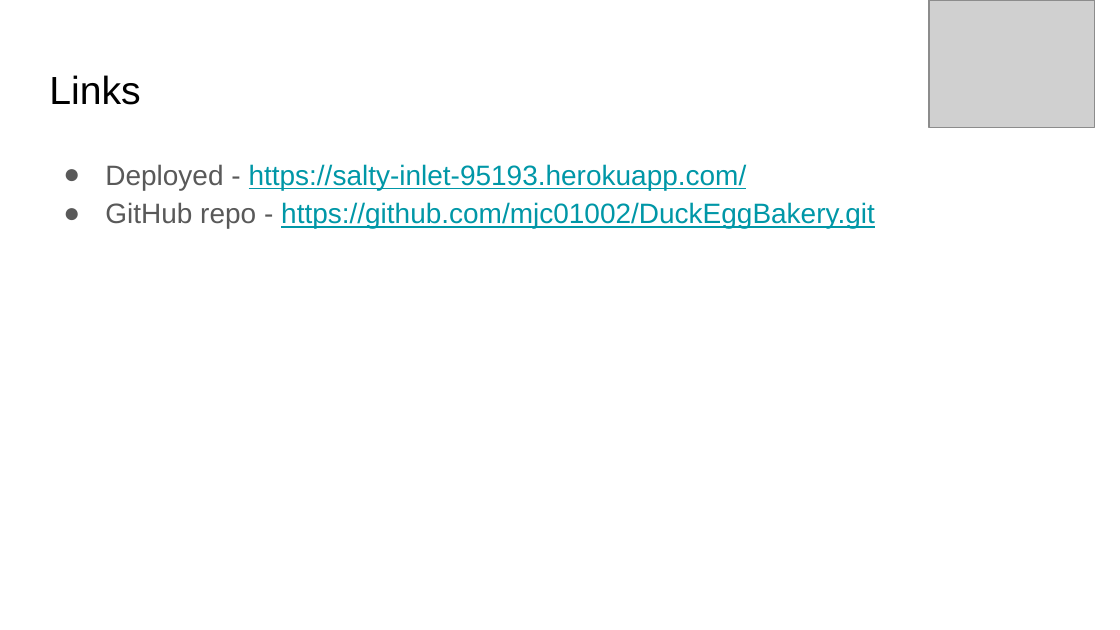
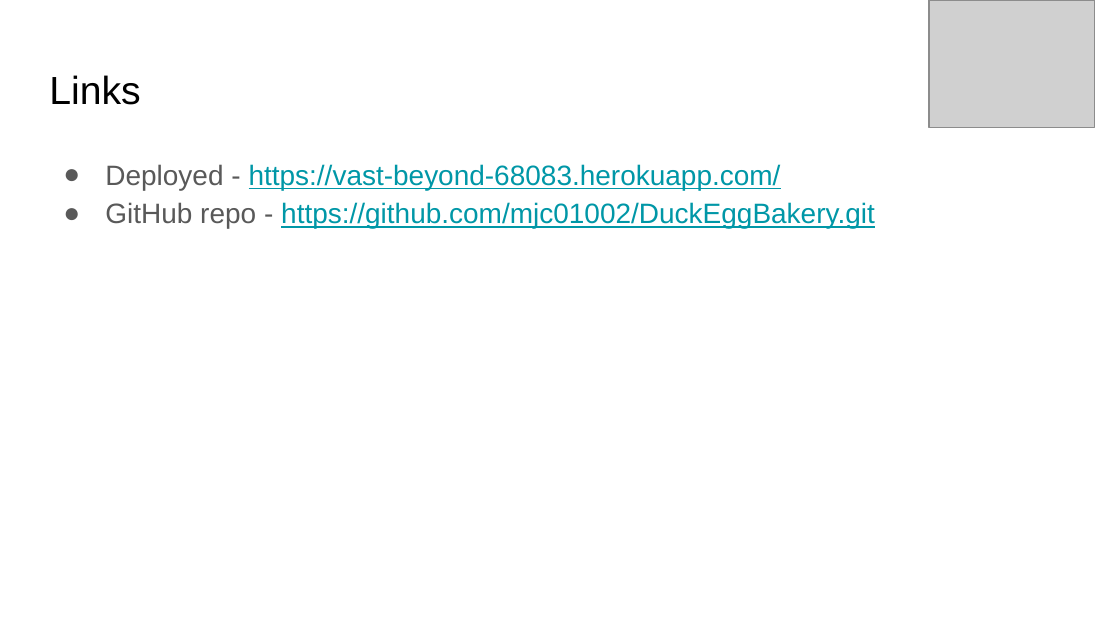
Before and after one commit to mjc01002/DuckEggBakery, a slide deck: slide 7 of Duck Egg Bakery.pptx. Drawn at 1120x630 pixels with LibreOffice and Linux fonts; fonts in the diff are those of the drawing; grey boxes stand for pictures. Boxes give left, top, right and bottom in pixels: in the first picture for what was removed or moved away, otherwise in the second. Text is boxed around its words. In the diff, an @@ line names an element or a change of style, - is before the commit and + after.

```diff
--- a/Duck Egg Bakery.pptx
+++ b/Duck Egg Bakery.pptx
@@ text at <box>105,164,781,190</box>: text changed @@
-● Deployed - https://salty-inlet-95193.herokuapp.com/
+● Deployed - https://vast-beyond-68083.herokuapp.com/
```
Also in this commit, not shown: 2 other slides changed.
